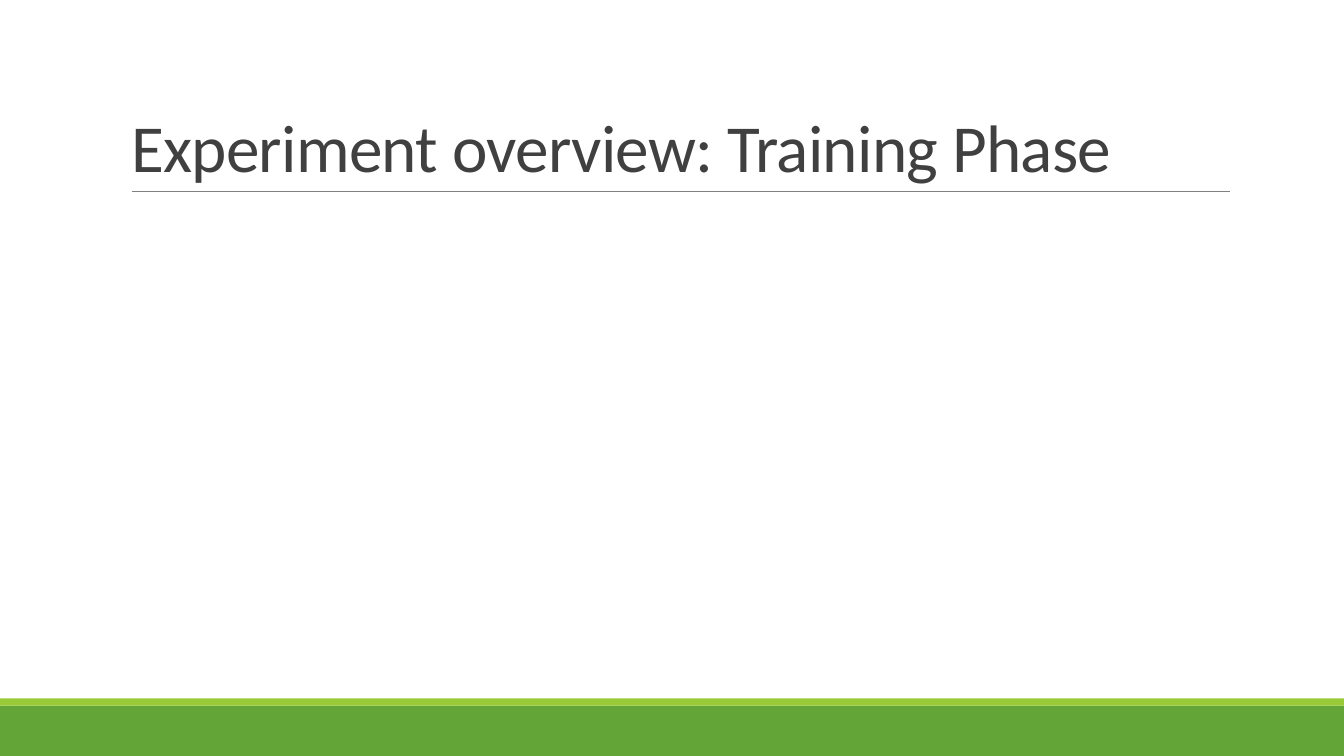
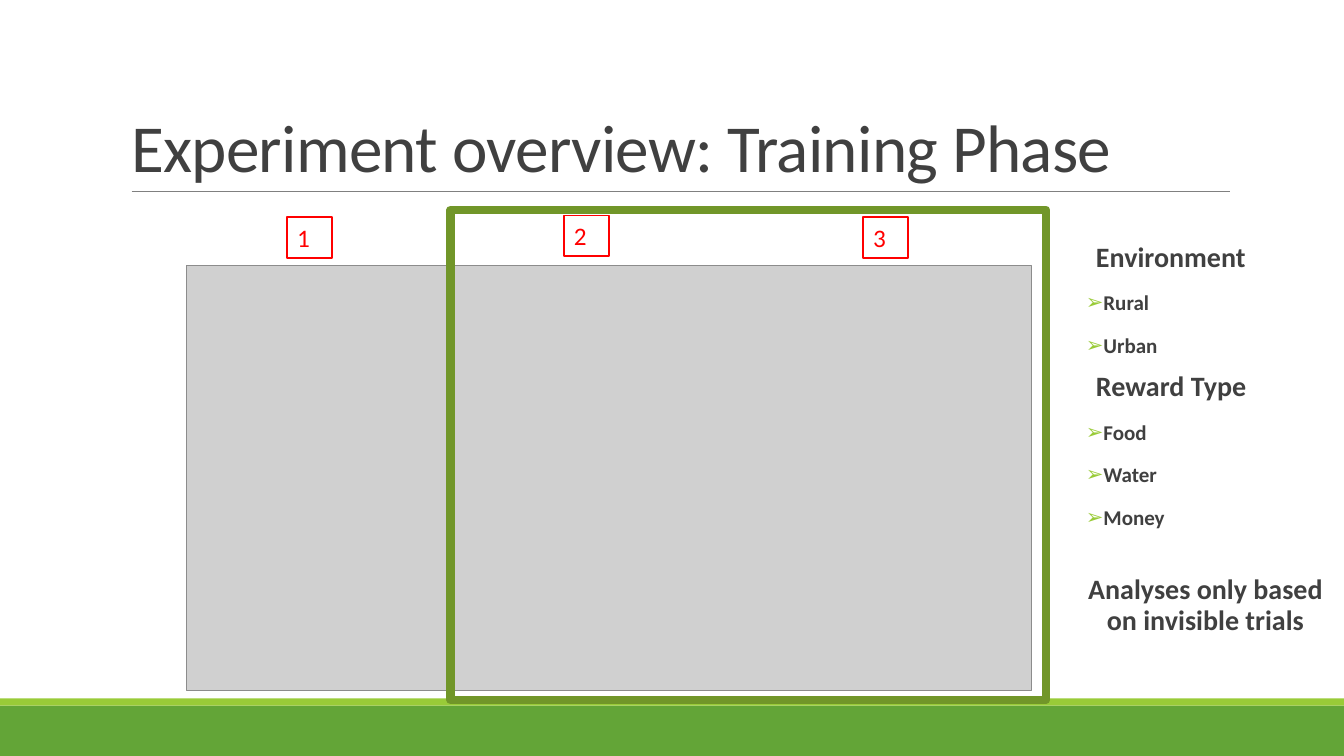
Before and after one commit to psychhack2019/teamsewz_navproject, a slide deck: slide 2 of PsychHack2019_Team SEWZ.pptx. Drawn at 1344x756 pixels with LibreOffice and Linux fonts; fonts in the diff are those of the drawing; grey boxes stand for pictures. Boxes give left, top, right and bottom in pixels: in the first picture for what was removed or moved away, otherwise in the second. Text is boxed around its words. In the diff, an @@ line names an element or a change of style, - is before the commit and + after.

```diff
--- a/PsychHack2019_Team SEWZ.pptx
+++ b/PsychHack2019_Team SEWZ.pptx
@@ rectangle added at box(451, 210, 1047, 700), outline #719629 6 pt @@
@@ group added at box(187, 216, 1031, 691): 3 rectangles, 1 picture @@
+1
+2
+3
@@ text added at box(1096, 247, 1246, 353), 20 pt, text #404040, bold @@
+  Environment
+➢ Rural
+➢ Urban
@@ text added at box(1096, 376, 1246, 529), 15 pt, text #404040, bold @@
+  Reward Type
+➢ Food
+➢ Water
+➢ Money
@@ text added at box(1088, 579, 1322, 630), 20 pt, text #404040, bold @@
+  Analyses only based on invisible trials
```
Also in this commit, not shown: 3 other slides changed, 1 slide added.
